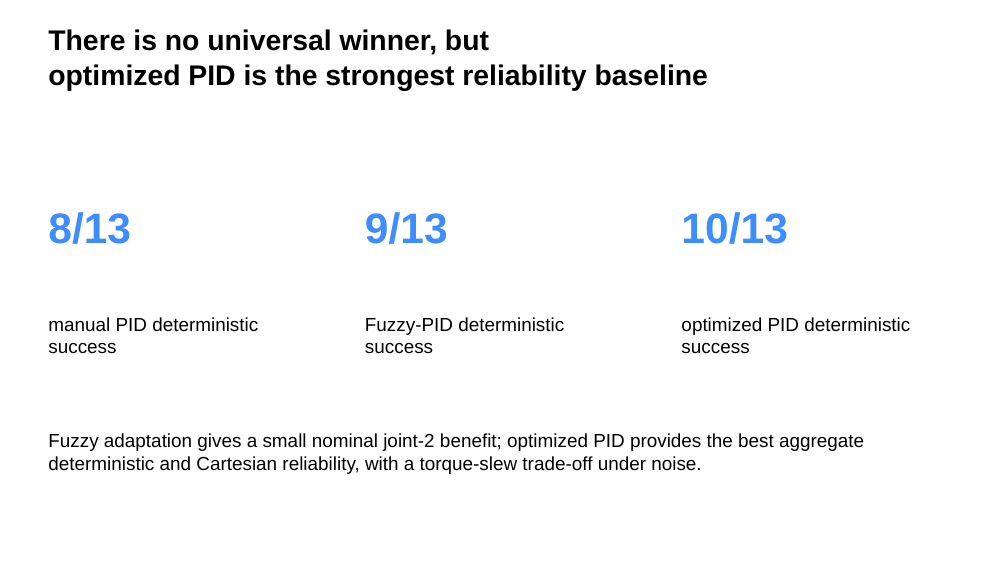
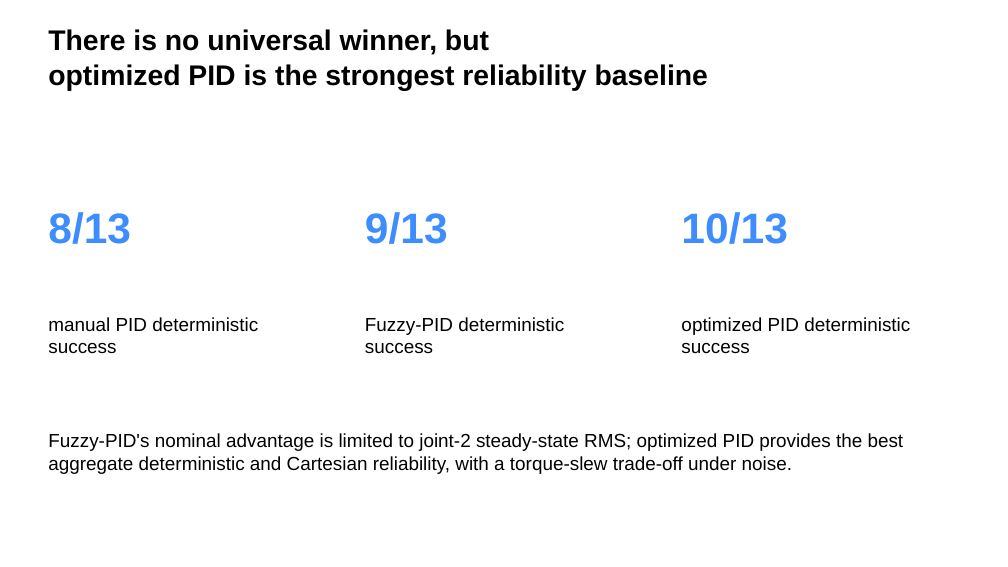
Before and after one commit to yzh423/PID-MATLAB, a slide deck: slide 9 of presentation/final_presentation.pptx. Drawn at 1008x567 pixels with LibreOffice and Linux fonts; fonts in the diff are those of the drawing. Boxes give left, top, right and bottom in pixels: in the first picture for what was removed or moved away, otherwise in the second. Text is boxed around its words. In the diff, an @@ line names an element or a change of style, - is before the commit and + after.

```diff
--- a/presentation/final_presentation.pptx
+++ b/presentation/final_presentation.pptx
@@ text at <box>48,433,904,474</box>: text changed @@
-Fuzzy adaptation gives a small nominal joint-2 benefit; optimized PID provides the best aggregate deterministic and Cartesian reliability, with a torque-slew trade-off under noise.
+Fuzzy-PID's nominal advantage is limited to joint-2 steady-state RMS; optimized PID provides the best aggregate deterministic and Cartesian reliability, with a torque-slew trade-off under noise.
```
Also in this commit, not shown: 6 other files.
